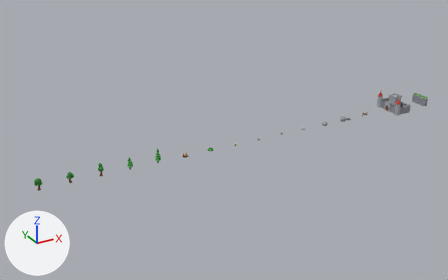
Renders of the Blender file decor.blend from each side of a commit.
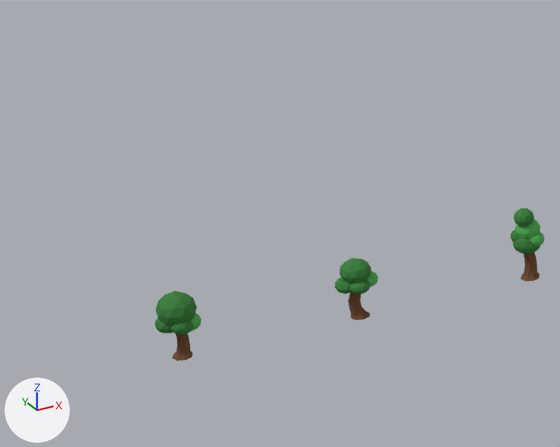
Old and new are each drawn whole from a 50 mm lens placed at (-12.8, -70.8, 36.6), pointed at (28.3, 3.9, -0.7) and again close up on the part from 1% to 24% of the width and 45% to 74% of the height. The axes (+X, +Y, +Z) are drawn at lower left. The lights are the same throughout. The first two pictures are the older version.

In view in the first close-up: 'prairie_chene_1', 'prairie_chene_2', 'prairie_chene_3'.
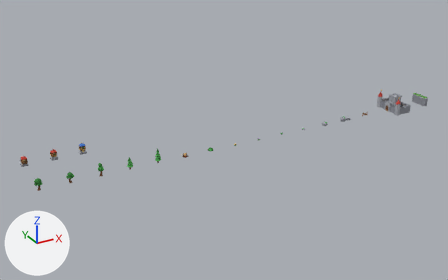
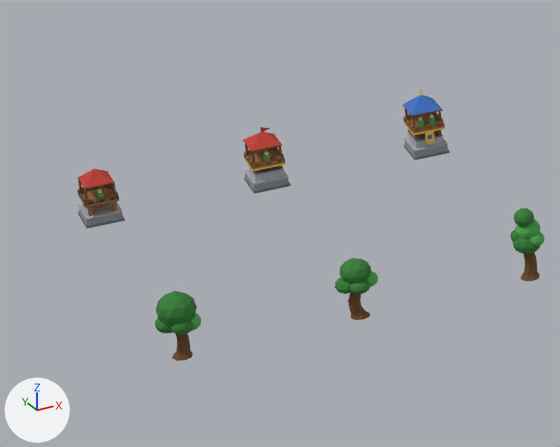
Pixel boxes [x1, y1, x2, y2] of what changed, in the close-ups (560 x 447 px):
'tour_archers_3', added: after [402, 88, 450, 160]
    faces in mat_bleu (blue #3a6fc4): [403, 95, 442, 139]
    faces in mat_bois (brown #9b6b3d): [403, 112, 445, 133]
    faces in mat_pierre_claire (grey #a9acb4): [404, 134, 448, 152]
    faces in mat_pierre (grey #8d9099): [405, 141, 448, 157]
    faces in mat_pierre_sombre (grey #6e717a): [404, 131, 450, 160]
'tour_archers_2', added: after [243, 127, 291, 194]
    faces in mat_bois (brown #9b6b3d): [244, 147, 285, 169]
    faces in mat_toits (red #c0392b): [243, 127, 282, 151]
    faces in mat_pierre_claire (grey #a9acb4): [244, 167, 289, 185]
    faces in mat_pierre (grey #8d9099): [245, 173, 289, 191]
    faces in mat_pierre_sombre (grey #6e717a): [244, 167, 291, 194]
'tour_archers_1', added: after [77, 168, 125, 229]
    faces in mat_toits (red #c0392b): [78, 168, 114, 188]
    faces in mat_bois (brown #9b6b3d): [78, 187, 119, 216]
    faces in mat_bois_fonce (brown #7a5230): [77, 178, 119, 205]
    faces in mat_pierre_claire (grey #a9acb4): [78, 201, 122, 220]
    faces in mat_pierre (grey #8d9099): [79, 209, 123, 226]

What changed in the scene script:
```text
Add ob_tour_archers_3:
    ob_tour_archers_3 = bpy.data.objects.new('tour_archers_3', me_tour_archers_3)  # 440 vertices, 367 faces; spans x -0.45..0.45, y -0.45..0.45, z 0.0..1.7; in mat_pierre (grey #8d9099), mat_pierre_claire (grey #a9acb4), mat_pierre_sombre (grey #6e717a), mat_bois (brown #9b6b3d), mat_bois_fonce (brown #7a5230), mat_or (yellow #f2c14e), mat_bleu (blue #3a6fc4), mat_tunique (green #4caf50), mat_capuche (green #2f7d32), mat_peau (beige #f0c8a0)
    ob_tour_archers_3.location = (8.0, 8.0, 0.0)
Add ob_tour_archers_2:
    ob_tour_archers_2 = bpy.data.objects.new('tour_archers_2', me_tour_archers_2)  # 362 vertices, 285 faces; spans x -0.45..0.45, y -0.45..0.45, z 0.0..1.5; in mat_pierre (grey #8d9099), mat_pierre_claire (grey #a9acb4), mat_pierre_sombre (grey #6e717a), mat_bois (brown #9b6b3d), mat_bois_fonce (brown #7a5230), mat_toits (red #c0392b), mat_or (yellow #f2c14e), mat_tunique (green #4caf50), mat_capuche (green #2f7d32), mat_peau (beige #f0c8a0)
    ob_tour_archers_2.location = (4.0, 8.0, 0.0)
Add ob_tour_archers_1:
    ob_tour_archers_1 = bpy.data.objects.new('tour_archers_1', me_tour_archers_1)  # 356 vertices, 280 faces; spans x -0.45..0.45, y -0.45..0.45, z 0.0..1.3; in mat_pierre (grey #8d9099), mat_pierre_claire (grey #a9acb4), mat_pierre_sombre (grey #6e717a), mat_bois (brown #9b6b3d), mat_bois_fonce (brown #7a5230), mat_toits (red #c0392b), mat_tunique (green #4caf50), mat_capuche (green #2f7d32), mat_peau (beige #f0c8a0)
    ob_tour_archers_1.location = (0.0, 8.0, 0.0)
```
